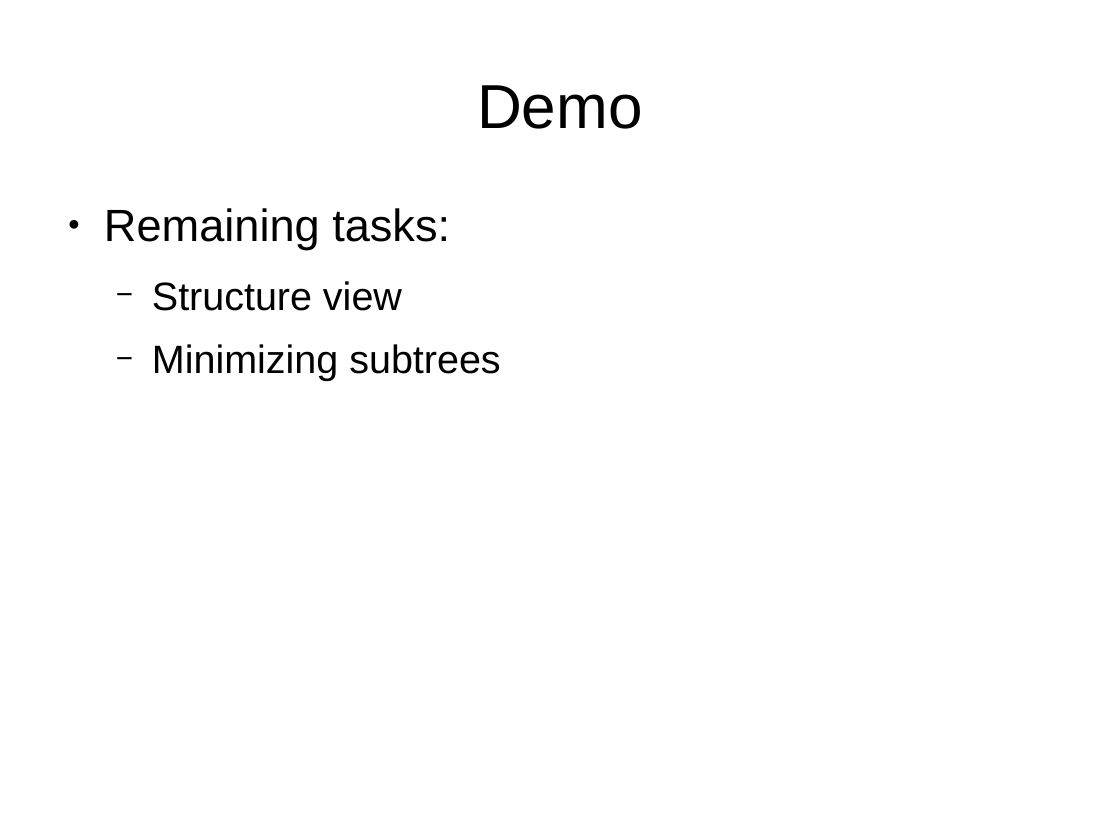
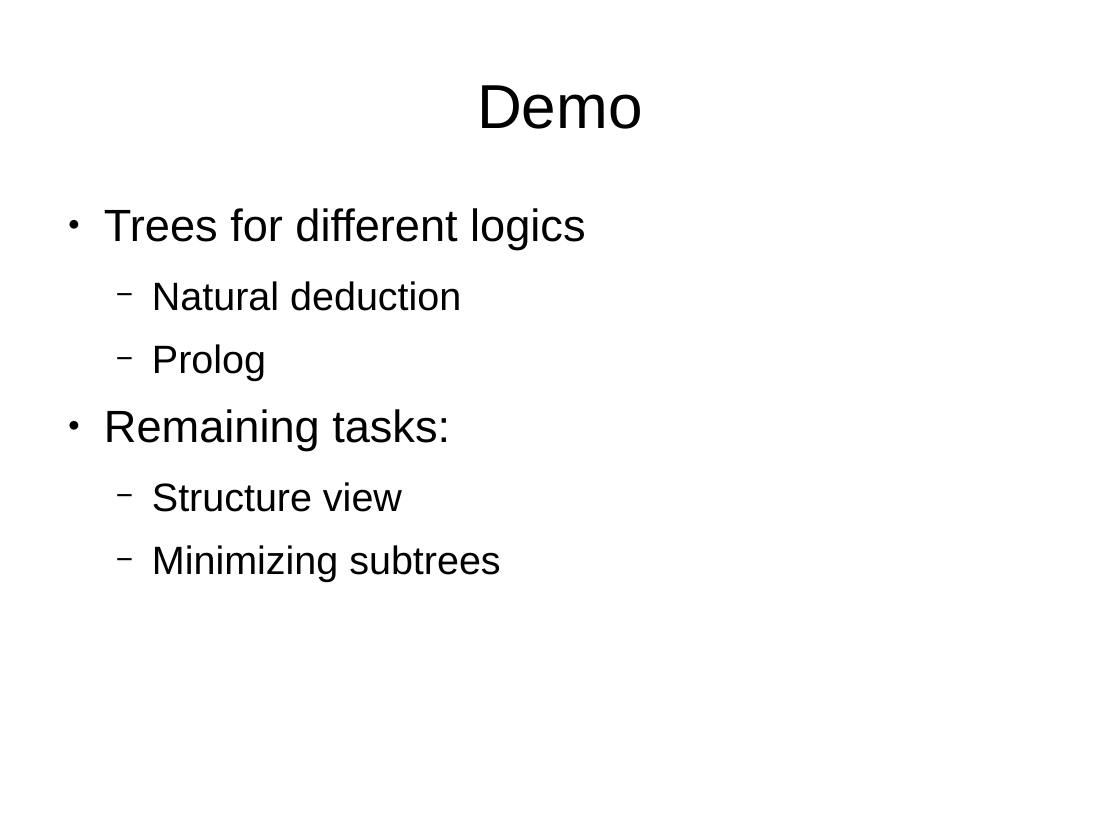
Before and after one commit to seachel/Treehehe, a slide deck: slide 8 of Presentation/VA_presentation.odp. Drawn at 1120x840 pixels with LibreOffice and Linux fonts; fonts in the diff are those of the drawing. Boxes give left, top, right and bottom in pixels: in the first picture for what was removed or moved away, otherwise in the second. Text is boxed around its words. In the diff, an @@ line names an element or a change of style, - is before the commit and + after.

```diff
--- a/Presentation/VA_presentation.odp
+++ b/Presentation/VA_presentation.odp
@@ text at bbox=[104, 208, 585, 381]: paragraphs added @@
+● Trees for different logics
+  − Natural deduction
+  − Prolog
```
Also in this commit, not shown: 1 other slide changed, 1 other file.
